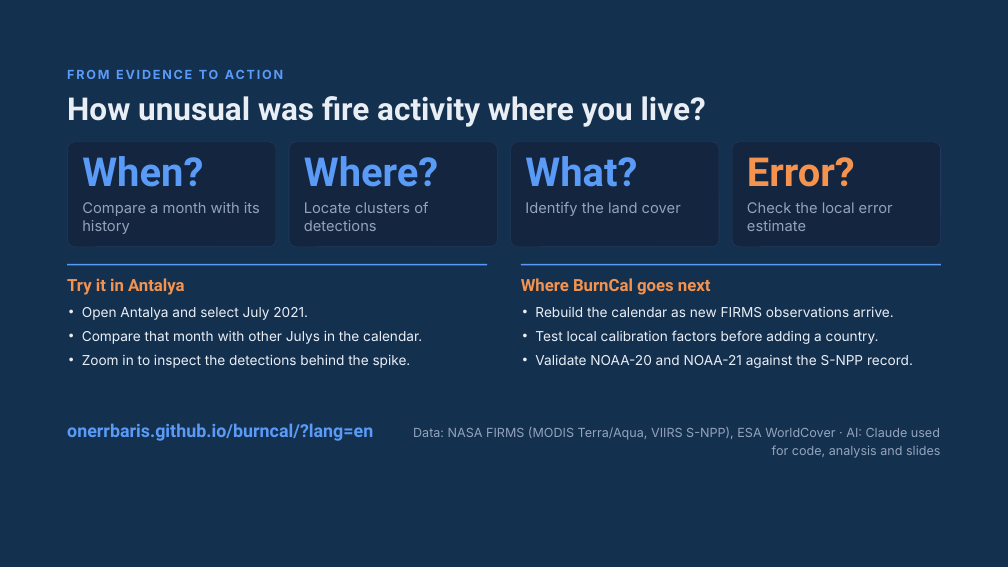
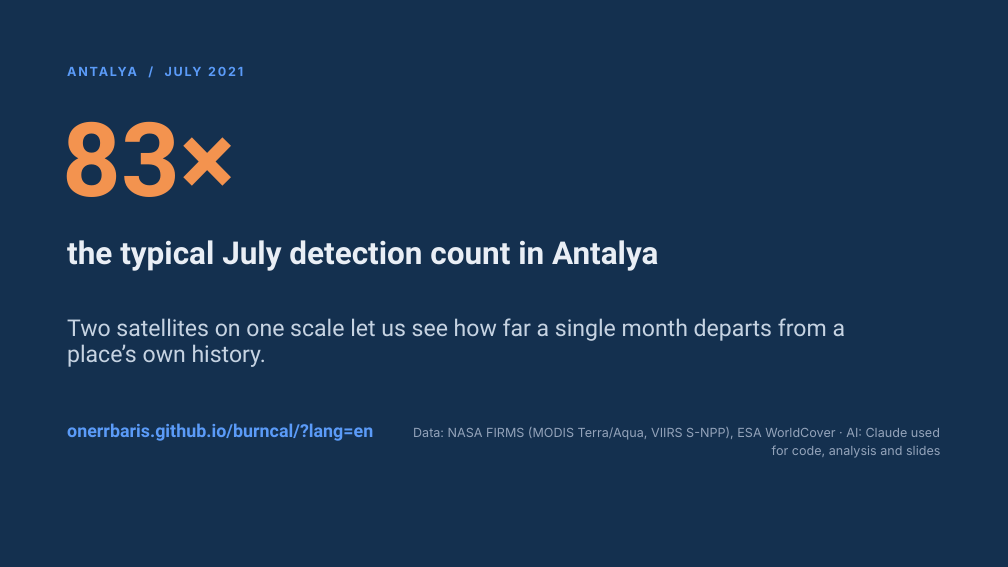
Before and after one commit to onerrbaris/burncal, a slide deck: slide 7 of docs/BurnCal-Final-EN.pptx. Drawn at 1008x567 pixels with LibreOffice and Linux fonts; fonts in the diff are those of the drawing; background and template pictures are left out. Boxes give left, top, right and bottom in pixels: in the first picture for what was removed or moved away, otherwise in the second. Text is boxed around its words. In the diff, an @@ line names an element or a change of style, - is before the commit and + after.

Commit message:
Close the deck with Antalya's July detection anomaly

```diff
--- a/docs/BurnCal-Final-EN.pptx
+++ b/docs/BurnCal-Final-EN.pptx
@@ text at [67,65,897,88]: text changed @@
-FROM EVIDENCE TO ACTION
+ANTALYA / JULY 2021
@@ title removed at [67,96,706,127] @@
-How unusual was fire activity where you live?
@@ text added at [63,121,236,197], 98 pt, text #F3934F, bold @@
+83×
@@ rounded rectangle removed at [67,142,276,247] @@
@@ rounded rectangle removed at [289,142,498,247] @@
@@ rounded rectangle removed at [510,142,719,247] @@
@@ rounded rectangle removed at [732,142,941,247] @@
@@ text removed at [82,156,203,187] @@
-When?
@@ text removed at [304,156,439,187] @@
-Where?
@@ text removed at [525,156,637,187] @@
-What?
@@ text removed at [747,157,855,187] @@
-Error?
@@ text removed at [82,202,260,234] @@
-Compare a month with its history
@@ text removed at [304,202,428,231] @@
-Locate clusters of detections
@@ text removed at [525,202,681,216] @@
-Identify the land cover
@@ text removed at [747,202,893,231] @@
-Check the local error estimate
@@ line removed from (67, 265) to (487, 265) @@
@@ title added at [67,240,658,271], 30 pt, text #E9EEF5, bold @@
+the typical July detection count in Antalya
@@ line removed from (521, 265) to (941, 265) @@
@@ text removed at [67,278,185,295] @@
-Try it in Antalya
@@ text removed at [521,278,711,295] @@
-Where BurnCal goes next
@@ text added at [67,318,846,367], 22 pt, text #C6D3E2 @@
+Two satellites on one scale let us see how far a single month departs from a place’s own history.
@@ text removed at [82,307,422,368] @@
-• Open Antalya and select July 2021.
-• Compare that month with other Julys in the calendar.
-• Zoom in to inspect the detections behind the spike.
@@ text removed at [535,307,913,368] @@
-• Rebuild the calendar as new FIRMS observations arrive.
-• Test local calibration factors before adding a country.
-• Validate NOAA-20 and NOAA-21 against the S-NPP record.
```
Also in this commit, not shown: 1 other file.
